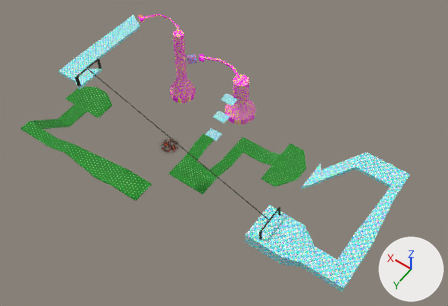
The FBX model Games/BenzoBonanza/Assets/Models/Level2/Level2.fbx: old version first, new version second.
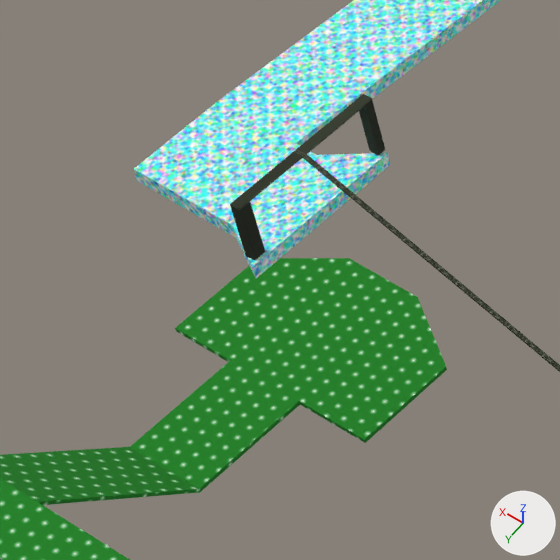
The first picture shows the older version from a camera (50 mm lens) standing at (-266.0, 310.0, 472.0) and looking at (-68.0, 33.0, 37.0). The close-ups show both versions on the part from 8% to 29% of the width and 14% to 45% of the height of that picture; other places that the commit changed are outside them. Arrows for +X, +Y and +Z are at lower right; the lights stay in place. Objects named as collision shapes, trigger or cutter boxes, shadow casters or lower levels of detail are left out. Where no turn or scale is listed for an object, it has been applied to the vertices.
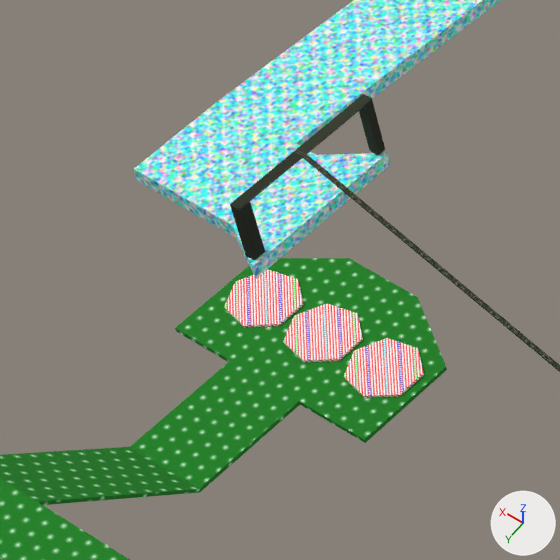
Where the change shows, as pixel boxes [x1, y1, x2, y2] in the close-ups (560 x 560 px):
'Telepad1', added
    after: [344, 338, 424, 398]
'Telepad2', added
    after: [283, 304, 363, 362]
'Telepad3', added
    after: [224, 270, 303, 328]

Patch to the scene script:
```diff
--- a/Games/BenzoBonanza/Assets/Models/Level2/Level2.fbx.py
+++ b/Games/BenzoBonanza/Assets/Models/Level2/Level2.fbx.py
@@ img_funky_png @@
+img_funky_png = load_image('Funky.png', '../../Textures/Funky.png', 256, 256, 'sRGB')
@@ mat_material__86 @@
+mat_material__86 = principled_material('Material #86')
+mat_material__86.texture = img_funky_png  # with its transparency
+mat_material__86.roughness = 0.859
@@ me_mesh_013 @@
+me_mesh_013.from_pydata(...)  # a 7-sided cylinder along z spanning x -6.31..7.0, y -6.82..6.82, z 0.0..0.5
+me_mesh_013.materials.append(mat_material__86)  # picture img_funky_png
@@ ob_telepad2 @@
+ob_telepad2 = bpy.data.objects.new('Telepad2', me_mesh_013)
+ob_telepad2.location = (92.3, 39.4, 11.3)
@@ ob_telepad1 @@
+ob_telepad1 = bpy.data.objects.new('Telepad1', me_mesh_013.copy())
+ob_telepad1.location = (78.2, 39.4, 11.3)
@@ ob_telepad3 @@
+ob_telepad3 = bpy.data.objects.new('Telepad3', me_mesh_013.copy())
+ob_telepad3.location = (106.4, 39.4, 11.3)
```
